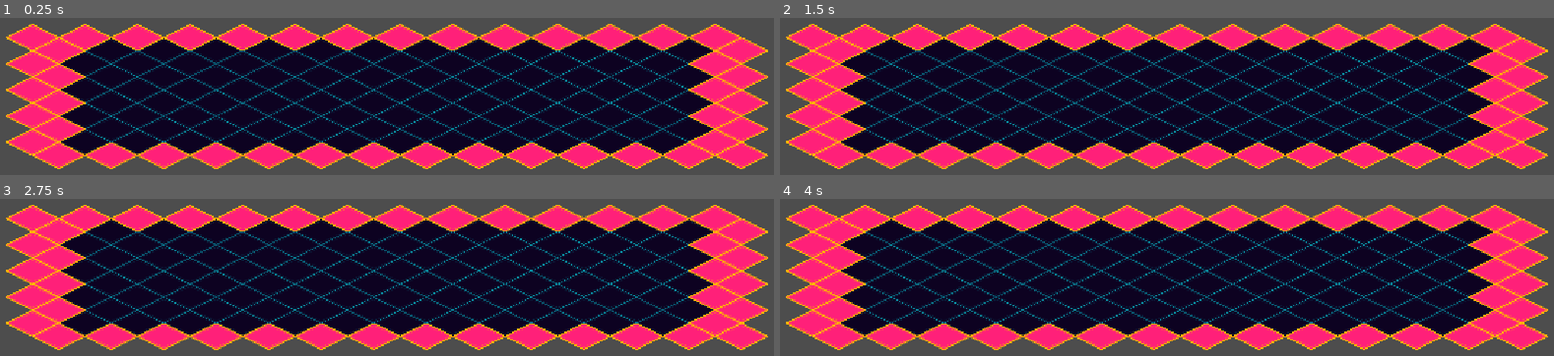
Above: before the commit, frames 1-4 (two rows, left to right).
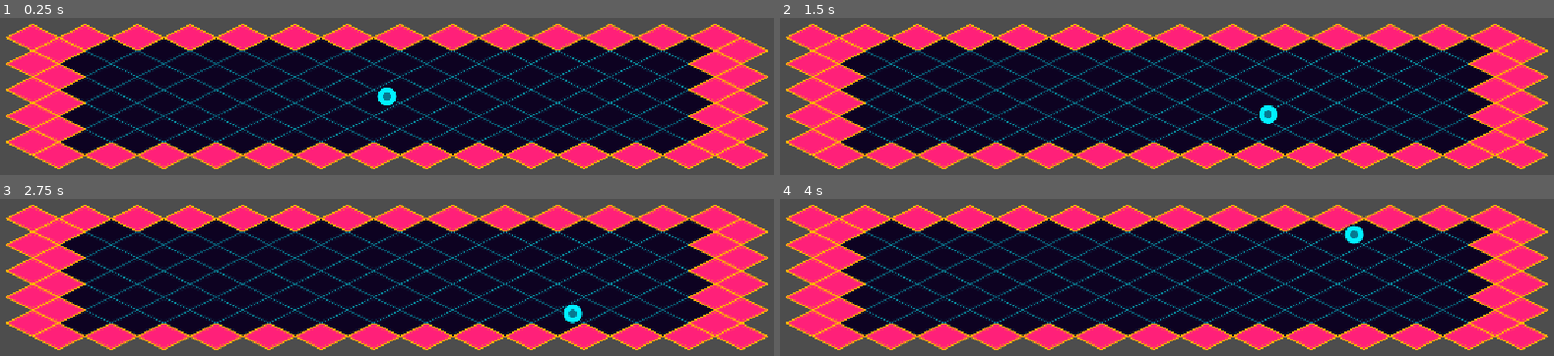
Above: after the commit, the same moments.

Repository: valeroman/Discus-Maximus
Game: Godot game, scene res://levels/test_arena.tscn
Same seed, same stepped clock (60 frames per second), same inputs: the game is played once before the commit and once after it. The project has no main scene, so this scene is started directly.
Inputs:
- Up to frame 1 (0.25 s): no input
- Up to frame 2 (1.5 s): tap Enter at 0.5 s; hold D (move_right) 0.53-1.28 s; hold S (move_down) from 1.28 s (still down)
- Up to frame 3 (2.75 s): tap Space at 2 s; release S (move_down) at 2.03 s; hold D (move_right) from 2.03 s (still down)
- Up to frame 4 (4 s): release D (move_right) at 2.78 s; hold W (move_up) 2.78-3.53 s; hold A (move_left) from 3.53 s (still down)

The runs differ from the first frame. In frame 1, 0.2% of the frame differs, in the area x 48-52%, y 44-56%; in frame 2, 0.2%; in frame 3, 0.2%; in frame 4, 0.2%, in the area x 72-76%, y 15-29%.

Commit message:
feat: Add player instance to test arena scene

Diff:
--- a/levels/test_arena.tscn
+++ b/levels/test_arena.tscn
@@ -1,6 +1,7 @@
-[gd_scene load_steps=2 format=3]
+[gd_scene load_steps=3 format=3]
 
 [ext_resource type="TileSet" path="res://assets/tiles/test_arena_tileset.tres" id="1_tileset"]
+[ext_resource type="PackedScene" path="res://entities/player/player.tscn" id="2_player"]
 
 [node name="TestArena" type="Node2D"]
 
@@ -18,3 +19,6 @@
 position = Vector2(928, 176)
 zoom = Vector2(0.6, 0.6)
 current = true
+
+[node name="Player" parent="." instance=ExtResource("2_player")]
+position = Vector2(928, 176)
